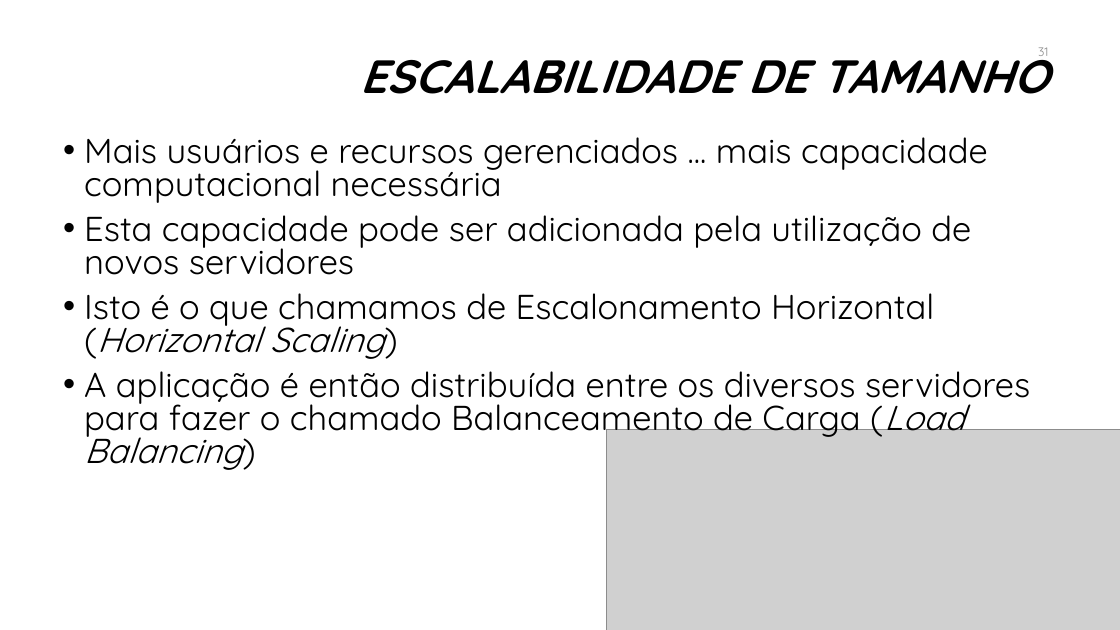
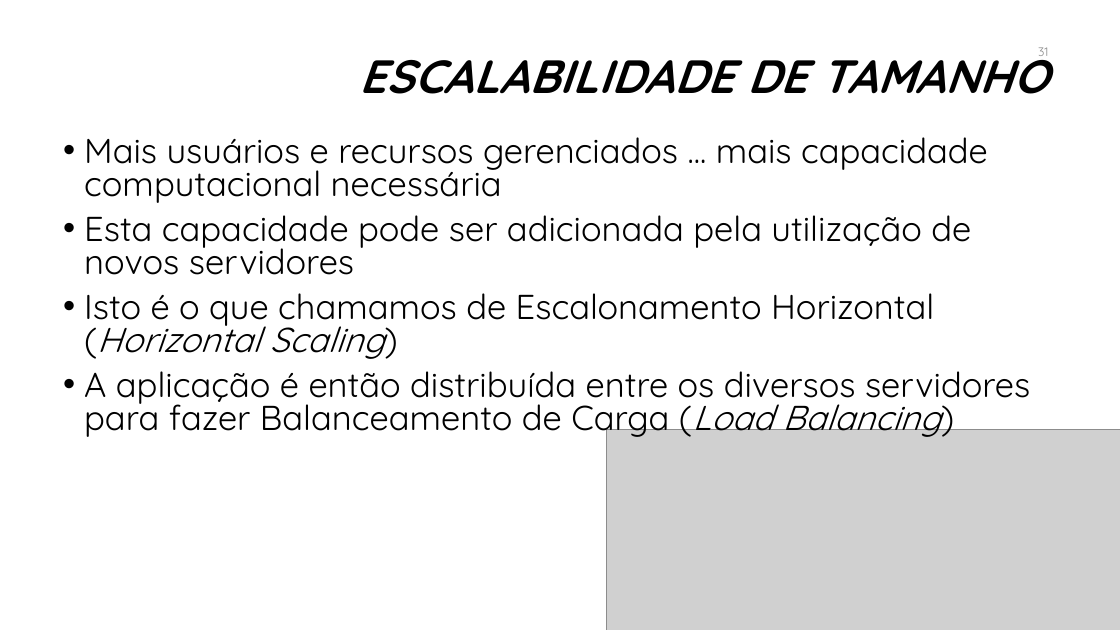
Before and after one commit to manoelcampos/sistemas-distribuidos, a slide deck: slide 31 of introducao-sd.pptx. Drawn at 1120x630 pixels with LibreOffice and Linux fonts; fonts in the diff are those of the drawing; grey boxes stand for pictures; background and template pictures are left out. Boxes give left, top, right and bottom in pixels: in the first picture for what was removed or moved away, otherwise in the second. Text is boxed around its words. In the diff, an @@ line names an element or a change of style, - is before the commit and + after.

```diff
--- a/introducao-sd.pptx
+++ b/introducao-sd.pptx
@@ text at [84, 371, 1030, 440]: text changed @@
-• A aplicação é então distribuída entre os diversos servidores para fazer o chamado Balanceamento de Carga (Load Balancing)
+• A aplicação é então distribuída entre os diversos servidores para fazer Balanceamento de Carga (Load Balancing)
```
Also in this commit, not shown: 10 other slides changed, 1 slide added, 1 other file.
